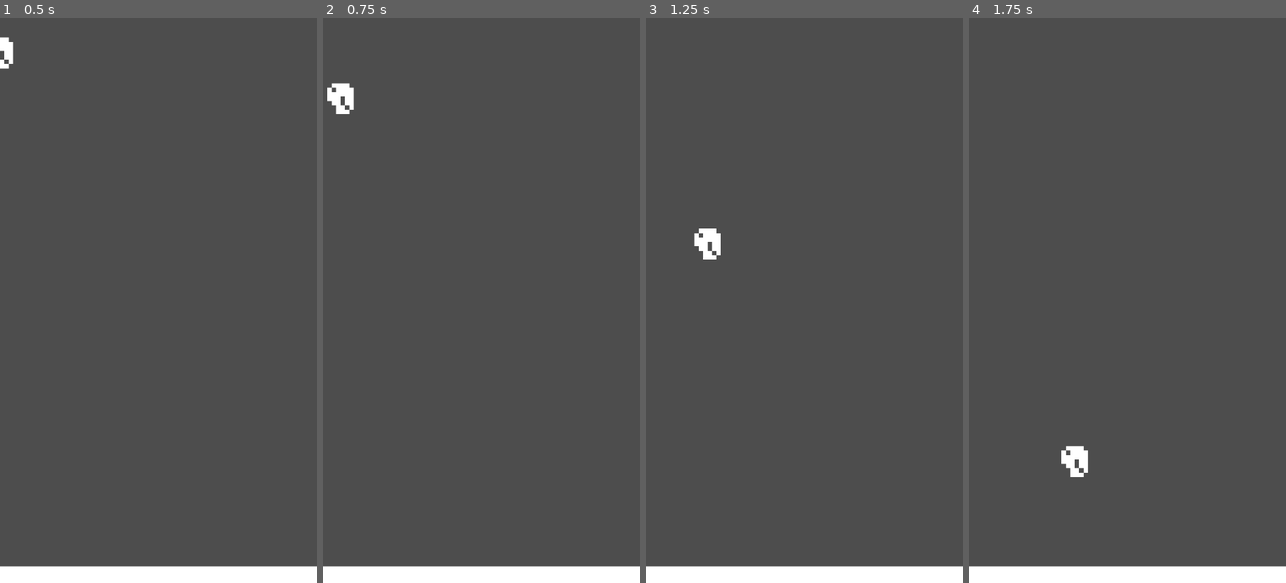
Above: before the commit, frames 1-4 (left to right).
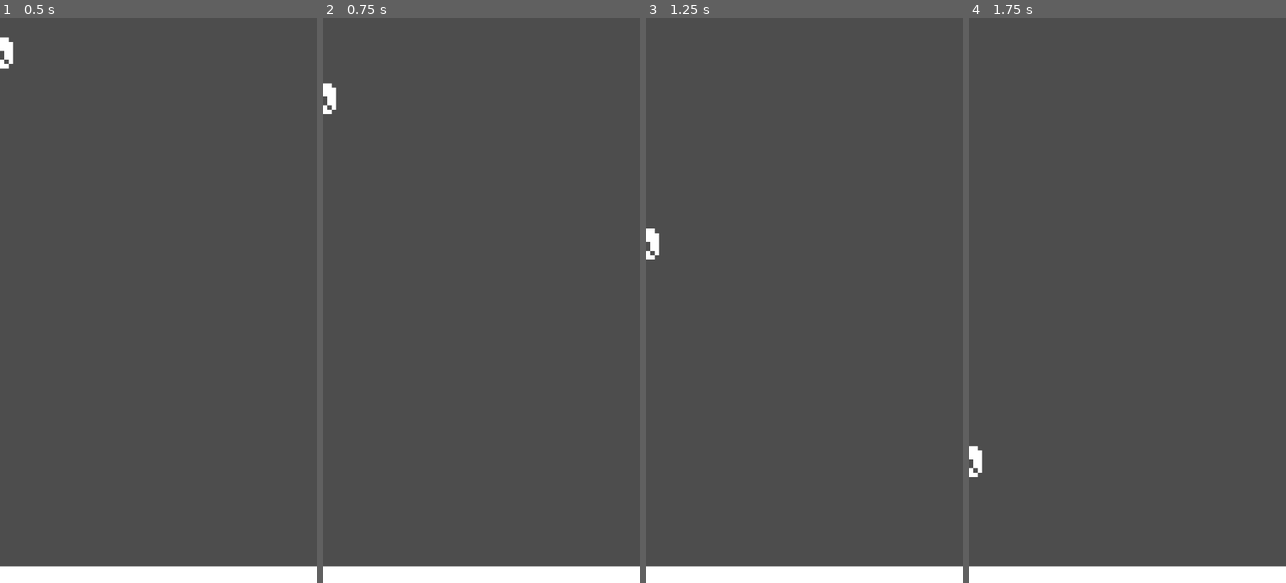
Above: after the commit, the same moments.

Repository: Koloss0/Out-Of-The-Gutter
Game: Godot game, scene res://Test Scenes/player_tests.tscn
The game is run twice, just before and just after one commit, with the same random seed, the same clock (stepped at 60 frames per second) and the same inputs. This scene is started directly instead of the project's main scene.
Inputs (mouse positions are in pixels of both pictures, inside the frame that each line leads up to):
- Up to frame 1 (0.5 s): no input
- Up to frame 2 (0.75 s): tap Enter (ui_accept) at 0.5, 0.6 s; move the mouse to (551, 272) at 0.52 s; hold Right (ui_right) from 0.53 s (still down); click (551, 272) at 0.67 s
- Up to frame 3 (1.25 s): keep holding Right (ui_right); tap Enter (ui_accept) at 0.77, 1.07 s
- Up to frame 4 (1.75 s): keep holding Right (ui_right); move the mouse to (1064, 328) at 1.27 s; tap Enter (ui_accept) at 1.35, 1.52 s; click (1064, 328) at 1.42 s

Frame 1 is identical in both runs. In frame 2, 0.4% of the frame differs, in the area x 0-10%, y 11-17%; in frame 3, 0.5%; in frame 4, 0.5%, in the area x 0-38%, y 75-82%.

Commit message:
Improve player

Diff:
--- a/Scenes/player.tscn
+++ b/Scenes/player.tscn
@@ -41,6 +41,7 @@
 size = Vector2(120, 120)
 
 [node name="Player" type="CharacterBody2D"]
+input_pickable = true
 script = ExtResource("1_is82o")
 
 [node name="Sprite2D" type="AnimatedSprite2D" parent="."]
--- a/Scripts/Player.gd
+++ b/Scripts/Player.gd
@@ -1,28 +1,46 @@
 extends CharacterBody2D
 
+@export var jump_force := 600.0
+@export var friction := 0.95
 
-const SPEED = 300.0
-const JUMP_VELOCITY = -400.0
+var held_down := false
+
+var jump_velocity := Vector2.ZERO
 
 # Get the gravity from the project settings to be synced with RigidBody nodes.
 var gravity = ProjectSettings.get_setting("physics/2d/default_gravity")
 
+func _ready():
+	input_event.connect(on_collider_input)
 
 func _physics_process(delta):
-	# Add the gravity.
-	if not is_on_floor():
+	if is_on_floor():
+		if jump_velocity.length() > 0.0:
+			velocity += jump_velocity;
+			jump_velocity = Vector2.ZERO
+		velocity.x *= friction
+	else:
 		velocity.y += gravity * delta
-
-	# Handle jump.
-	if Input.is_action_just_pressed("ui_accept") and is_on_floor():
-		velocity.y = JUMP_VELOCITY
 
 	# Get the input direction and handle the movement/deceleration.
 	# As good practice, you should replace UI actions with custom gameplay actions.
-	var direction = Input.get_axis("ui_left", "ui_right")
-	if direction:
-		velocity.x = direction * SPEED
-	else:
-		velocity.x = move_toward(velocity.x, 0, SPEED)
+	#var direction = Input.get_axis("ui_left", "ui_right")
+	#if direction:
+		#velocity.x = direction * SPEED
+	#else:
+		#velocity.x = move_toward(velocity.x, 0, SPEED)
 
 	move_and_slide()
+
+
+func on_collider_input(viewport: Node, event: InputEvent, shape_idx: int):
+	if event is InputEventMouseButton:
+		held_down = true
+
+func _input(event):
+	if event is InputEventMouseButton:
+		if not event.pressed:
+			if held_down:
+				var delta = event.position - position
+				jump_velocity = delta.normalized() * jump_force
+			held_down = false
--- a/Test Scenes/player_tests.tscn
+++ b/Test Scenes/player_tests.tscn
@@ -9,6 +9,7 @@
 
 [node name="StaticBody2D" type="StaticBody2D" parent="."]
 position = Vector2(541, 1920)
+input_pickable = true
 
 [node name="CollisionShape2D" type="CollisionShape2D" parent="StaticBody2D"]
 position = Vector2(7, -20)
